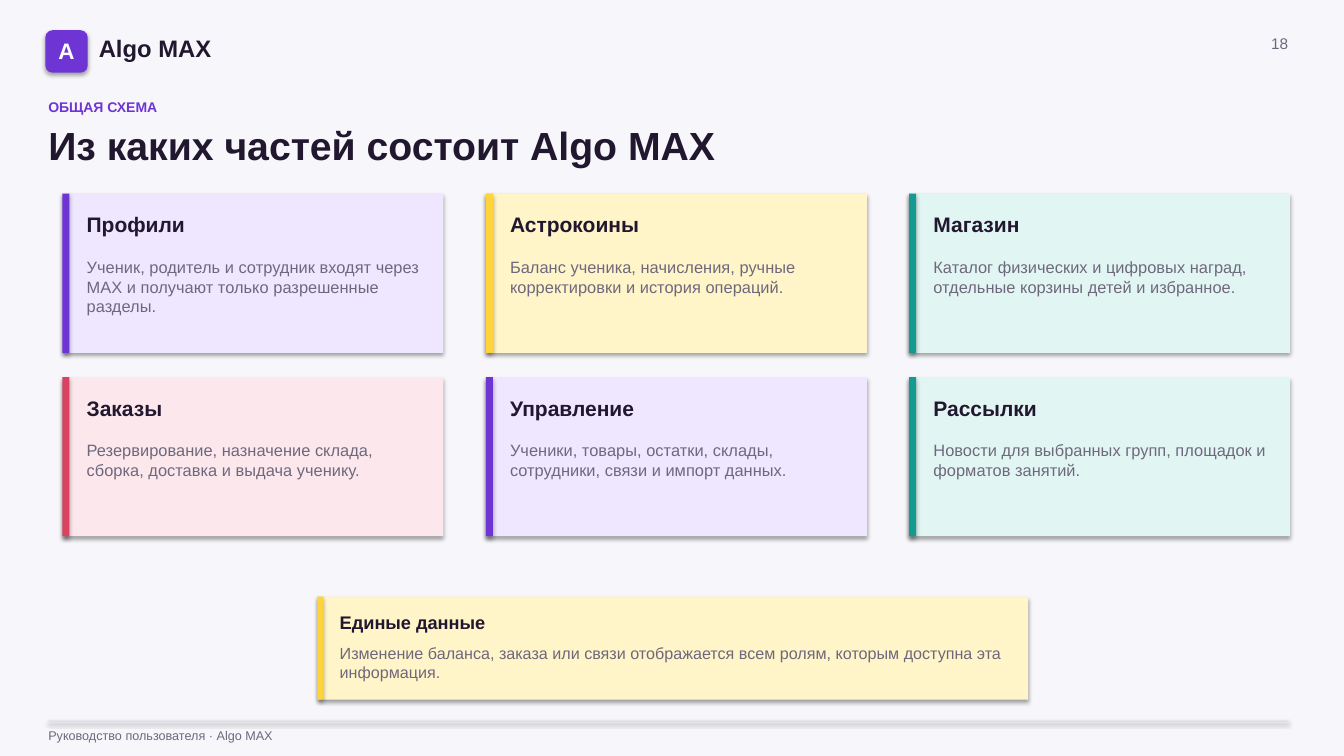
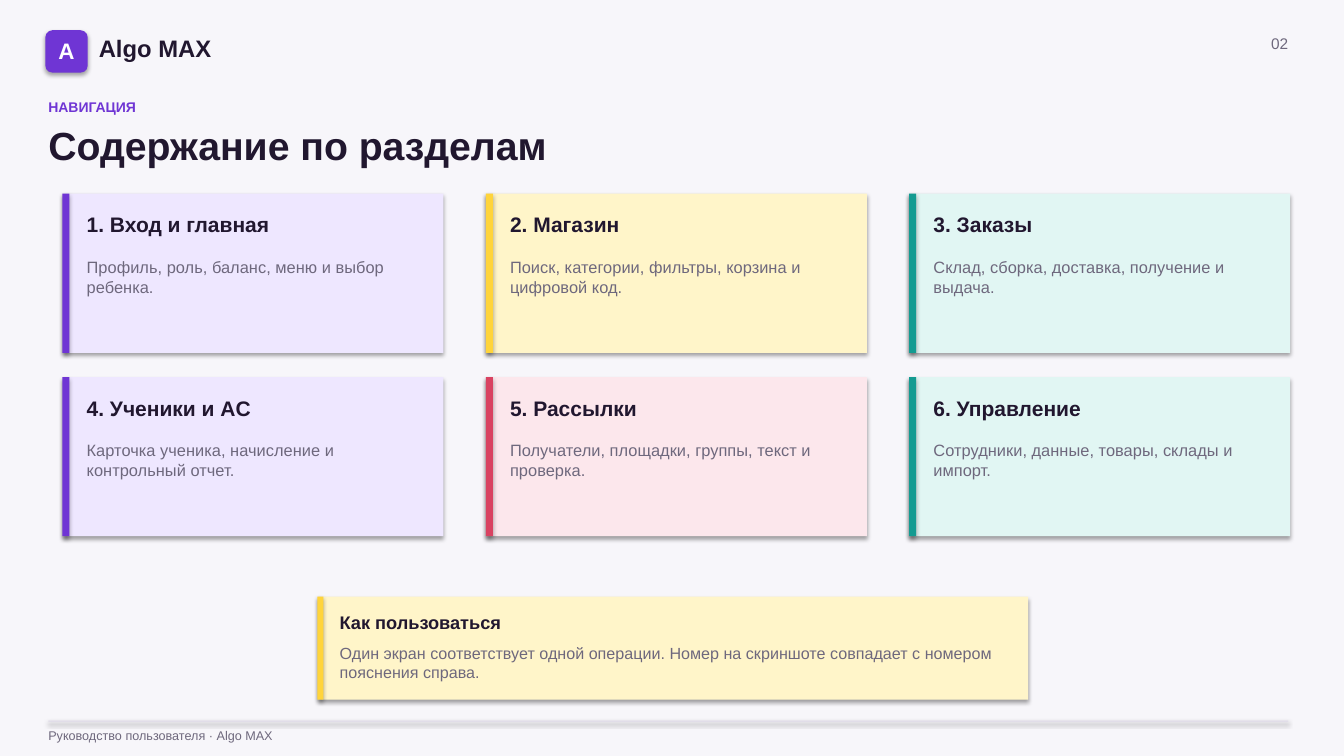
Before and after one commit to ImDoubleU/algo-bot-max, a slide deck: slide 2 of docs/Algo_MAX_Руководство_по_ролям.pptx (slide 18 before the commit). Drawn at 1344x756 pixels with LibreOffice and Linux fonts; fonts in the diff are those of the drawing. Boxes give left, top, right and bottom in pixels: in the first picture for what was removed or moved away, otherwise in the second. Text is boxed around its words. In the diff, an @@ line names an element or a change of style, - is before the commit and + after.

```diff
--- a/docs/Algo_MAX_Руководство_по_ролям.pptx
+++ b/docs/Algo_MAX_Руководство_по_ролям.pptx
@@ text at (1271,38,1288,49): text changed @@
-18
+02
@@ text at (48,102,136,115): text changed @@
-ОБЩАЯ СХЕМА
+НАВИГАЦИЯ
@@ text at (48,132,547,168): text changed @@
-Из каких частей состоит Algo MAX
+Содержание по разделам
@@ text at (87,217,269,236): text changed @@
-Профили
+1. Вход и главная
@@ text at (510,217,619,232): text changed @@
-Астрокоины
+2. Магазин
@@ text at (933,217,1033,233): text changed @@
-Магазин
+3. Заказы
@@ text at (87,261,384,296): text changed @@
-Ученик, родитель и сотрудник входят через MAX и получают только разрешенные разделы.
+Профиль, роль, баланс, меню и выбор ребенка.
@@ text at (510,261,800,296): text changed @@
-Баланс ученика, начисления, ручные корректировки и история операций.
+Поиск, категории, фильтры, корзина и цифровой код.
@@ text at (933,261,1224,296): text changed @@
-Каталог физических и цифровых наград, отдельные корзины детей и избранное.
+Склад, сборка, доставка, получение и выдача.
@@ rectangle at (63,377,444,536): fill #FCE7EC to #EEE7FF @@
@@ rectangle at (63,377,70,536): fill #D94261 to #6F35D4 @@
@@ rectangle at (486,377,867,536): fill #EEE7FF to #FCE7EC @@
@@ rectangle at (486,377,493,536): fill #6F35D4 to #D94261 @@
@@ text at (87,401,250,416): text changed @@
-Заказы
+4. Ученики и AC
@@ text at (510,401,636,417): text changed @@
-Управление
+5. Рассылки
@@ text at (933,401,1081,420): text changed @@
-Рассылки
+6. Управление
@@ text at (87,445,334,480): text changed @@
-Резервирование, назначение склада, сборка, доставка и выдача ученику.
+Карточка ученика, начисление и контрольный отчет.
@@ text at (510,444,810,480): text changed @@
-Ученики, товары, остатки, склады, сотрудники, связи и импорт данных.
+Получатели, площадки, группы, текст и проверка.
@@ text at (933,444,1232,480): text changed @@
-Новости для выбранных групп, площадок и форматов занятий.
+Сотрудники, данные, товары, склады и импорт.
@@ text at (340,616,501,629): text changed @@
-Единые данные
+Как пользоваться
@@ text at (340,647,992,682): text changed @@
-Изменение баланса, заказа или связи отображается всем ролям, которым доступна эта информация.
+Один экран соответствует одной операции. Номер на скриншоте совпадает с номером пояснения справа.
```
Also in this commit, not shown: 6 other slides changed, 33 slides added, 90 slides removed, 28 other files.
